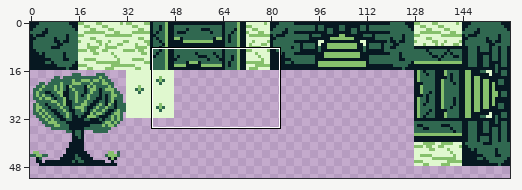
Edited in one commit: sprite sheet (assets/raw/bgr_tiles.png). The picture above shows the old version from afar; the outline marks the close-up.
Close-up. Before the commit:
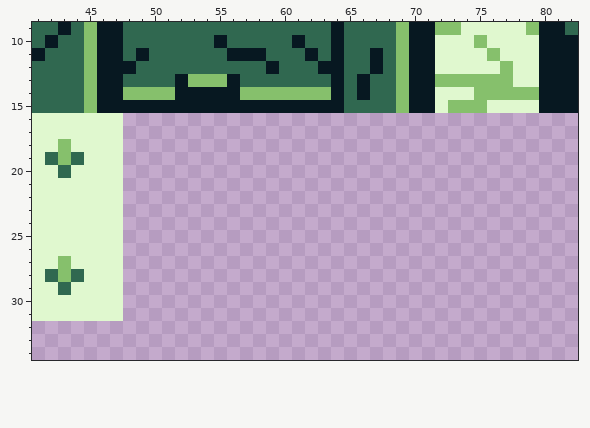
The file is 160x144 pixels. Shown: x 41..82, y 9..34. The wide view leaves out empty margins.
Once edited:
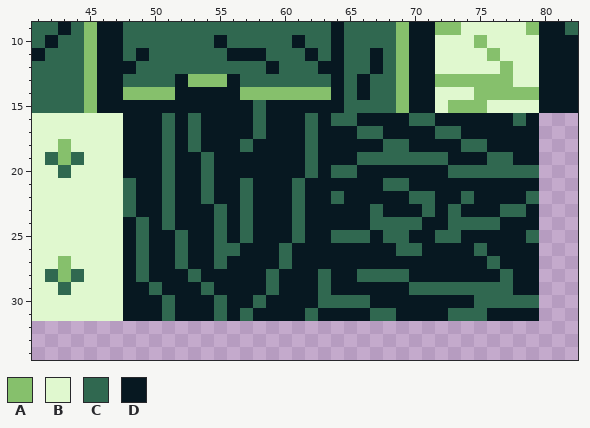
Palette (. is transparent): A #86c06c  B #e0f8cf  C #306850  D #071821
Edits made:
@@ x 41..82 @@
 14 CCCCADDAAAADDDDDAAAAAAADCDCCADDBBBAAAAADDD
-15 CCCCADDDDDDDDDDDDDDDDDDDCCCCADDBAAABBBBDDD
-16 BBBBBBB...................................
-17 BBBBBBB...................................
-18 BBABBBB...................................
-19 BCACBBB...................................
-20 BBCBBBB...................................
-21 BBBBBBB...................................
-22 BBBBBBB...................................
-23 BBBBBBB...................................
-24 BBBBBBB...................................
-25 BBBBBBB...................................
-26 BBBBBBB...................................
-27 BBABBBB...................................
-28 BCACBBB...................................
-29 BBCBBBB...................................
-30 BBBBBBB...................................
-31 BBBBBBB...................................
+15 CCCCADDDDDDDDDDDDCDDDDDDCCCCADDBAAABBBBDDD
+16 BBBBBBBDDDCDCDDDDCDDDCDCCDDDDCCDDDDDDCD...
+17 BBBBBBBDDDCDCDDDDCDDDCDDDCCDDDDCCDDDDDD...
+18 BBABBBBDDDCDCDDDCDDDDCDDDDDCCDDDDCCDDDD...
+19 BCACBBBDDDCDDCDDDDDDDCDDDCCCCCCCDDDCCDD...
+20 BBCBBBBDDDCDDCDDDDDDDCDCCDDDDDDDCCCCCCC...
+21 BBBBBBBCDDCDDCDDCDDDCDDDDDDCCDDDDDDDDDD...
+22 BBBBBBBCDDCDDCDDCDDDCDDCDDDDDCCDDCDDDDC...
+23 BBBBBBBCDDCDDDCDCDDDCDDDDDCDDDCDCDDDCCD...
+24 BBBBBBBDCDCDDDCDCDDDCDDDDDCCCCDDCCCCDDD...
+25 BBBBBBBDCDDCDDCDCDDDCDDCCCDCCDDCCDDDDDC...
+26 BBBBBBBDCDDCDDCCDDDCDDDDDDDDCCDDDDCDDDD...
+27 BBABBBBDCDDCDDCDDDDCDDDDDDDDDDDDDDDCDDD...
+28 BCACBBBDCDDDCDDDDDCDDDCDDCCCCDDDDDDDCDD...
+29 BBCBBBBDDCDDDCDDDDCDDDCDDDDDDCCCCCCCCDD...
+30 BBBBBBBDDDCDDDCDDCDDDDCCCCDDDDDDDDCCCCC...
+31 BBBBBBBDDDCDDDCDCDDDDCDDDDCCDDDDCCCDDDD...
 32 ..........................................
Pixel boxes of the changes (left, top, right, bottom) in both close-ups:
changed: (123, 100, 539, 321)
